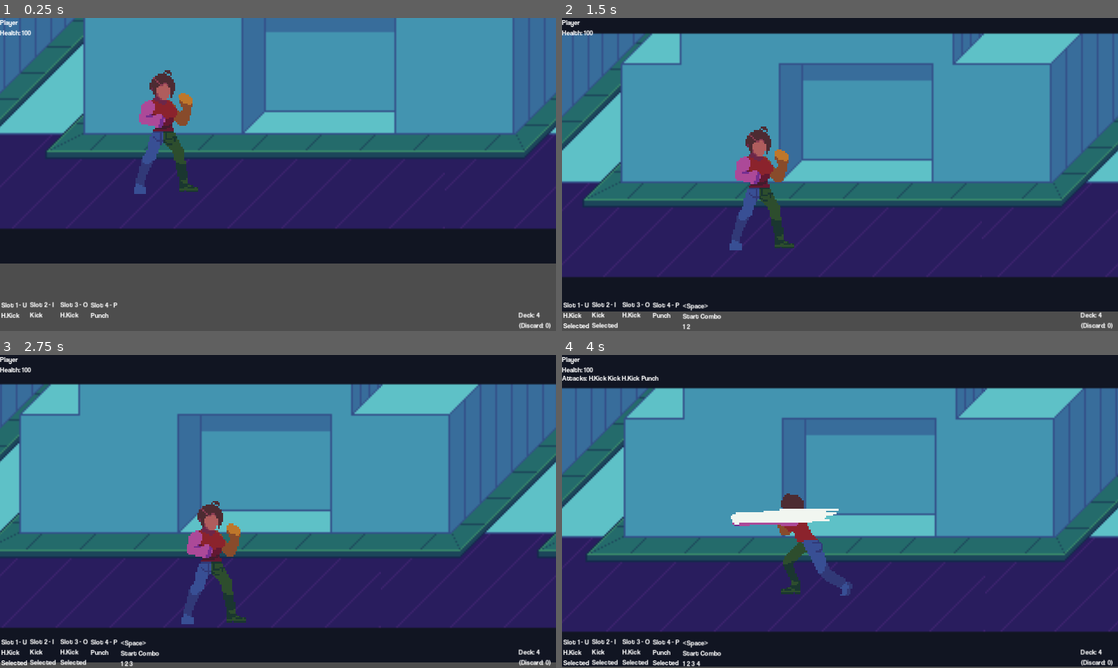
Above: before the commit, frames 1-4 (two rows, left to right).
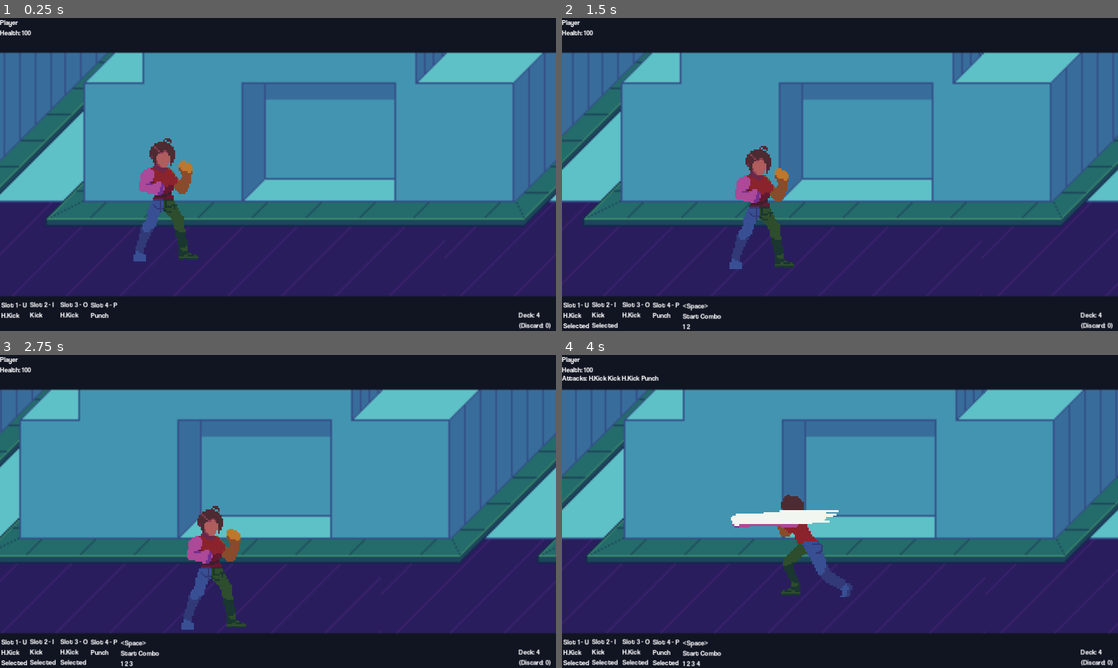
Above: after the commit, the same moments.

Repository: Missing-Pixel/Project-Fragarach
Game: Godot game, scene res://Scenes/TSC_InitializedTree.tscn
Two runs of this game, one before a commit and one after it. Both use one fixed random seed, a clock stepped at 60 frames per second and the inputs below.
Inputs:
- Up to frame 1 (0.25 s): no input
- Up to frame 2 (1.5 s): hold D (Move Right) 0.53-1.28 s; tap U (Select Card 1) at 0.6 s; hold S (Move Down) from 1.28 s (still down); tap I (Select Card 2) at 1.35 s
- Up to frame 3 (2.75 s): release S (Move Down) at 2.03 s; hold D (Move Right) from 2.03 s (still down); tap O (Select Card 3) at 2.1 s
- Up to frame 4 (4 s): release D (Move Right) at 2.78 s; hold W (Move Up) 2.78-3.53 s; tap P (Select Card 4) at 2.85 s; hold A (Move Left) from 3.53 s (still down); tap Space (Start Combo) at 3.6 s

The runs differ from the first frame. In frame 1, 84% of the frame differs, in the area x 0-100%, y 0-100%; in frame 2, 42%; in frame 3, 15%; in frame 4, 5.1%.

Commit message:
Competed camera script. Requires enemy script to be completed for camera limit updating to take effect.

Diff:
--- a/Prefabs/sc_player_camera.gd
+++ b/Prefabs/sc_player_camera.gd
@@ -1,11 +1,42 @@
+class_name PlayerCamera
 extends Camera2D
+## Main camera script for the player camera
+## Requires the following signal conencted: enemy_flag_triggered(left, right, is_locked = false)
+# From camera2D, uses limit_left, limit_right, position_smoothing_speed, position_smoothing_enabled
 
+@export var camera_collision_margin: float = 0
+@export var default_camera_speed: float = 1
+@export var locking_camera_speed: float = 3
+
+var left_bounds: Node
+var right_bounds: Node
+
+# Update camera limits with new bound values.
+# If camera is getting locked, set both limits to left_bound, and increase camera speed
+func _on_enemy_flag_triggered(left_bounds, right_bounds, is_locked = false):
+	if (is_locked == true):
+		limit_left = left_bounds
+		limit_right = left_bounds
+		position_smoothing_speed = locking_camera_speed
+	else:
+		limit_left = left_bounds
+		limit_right = right_bounds
+		position_smoothing_speed = default_camera_speed
+
+#Snap camera to player whenever it is called
+func _snap_camera():
+	position_smoothing_enabled = false
+	await Engine.get_main_loop().process_frame
+	position_smoothing_enabled = true
 
 # Called when the node enters the scene tree for the first time.
 func _ready():
-	pass # Replace with function body.
+	left_bounds = $LeftBounds
+	right_bounds = $RightBounds
 
+	position_smoothing_speed = default_camera_speed
+	_snap_camera()
 
-# Called every frame. 'delta' is the elapsed time since the previous frame.
-func _process(delta):
-	pass
+	# Setup bound collision margins
+	left_bounds.position.x += camera_collision_margin
+	right_bounds.position.x -= camera_collision_margin
